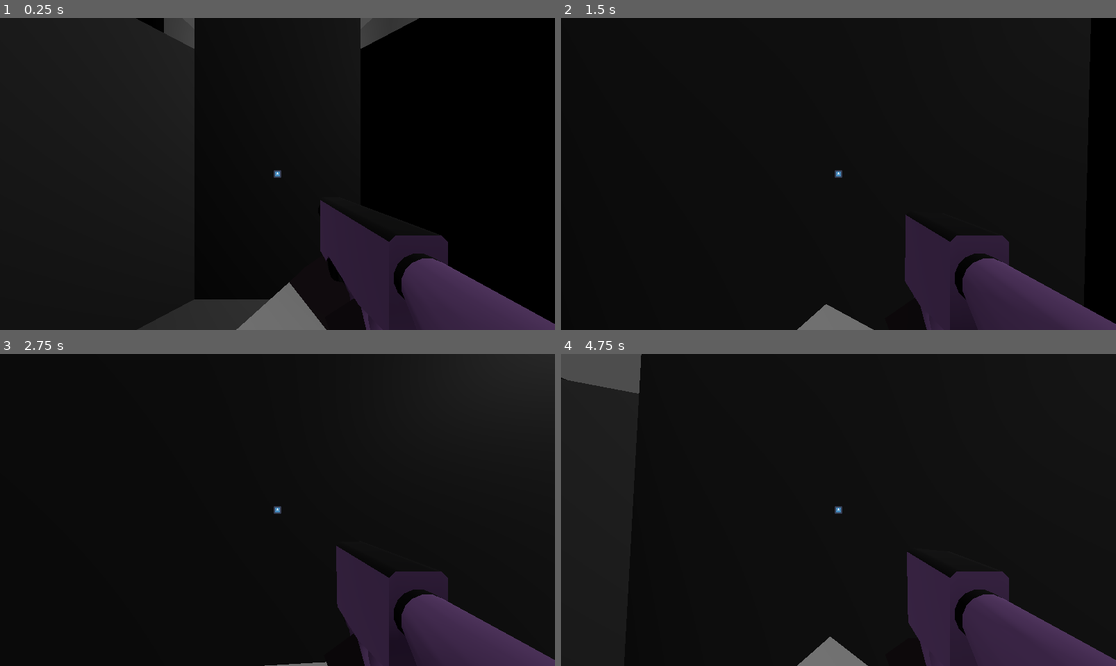
Above: before the commit, frames 1-4 (two rows, left to right).
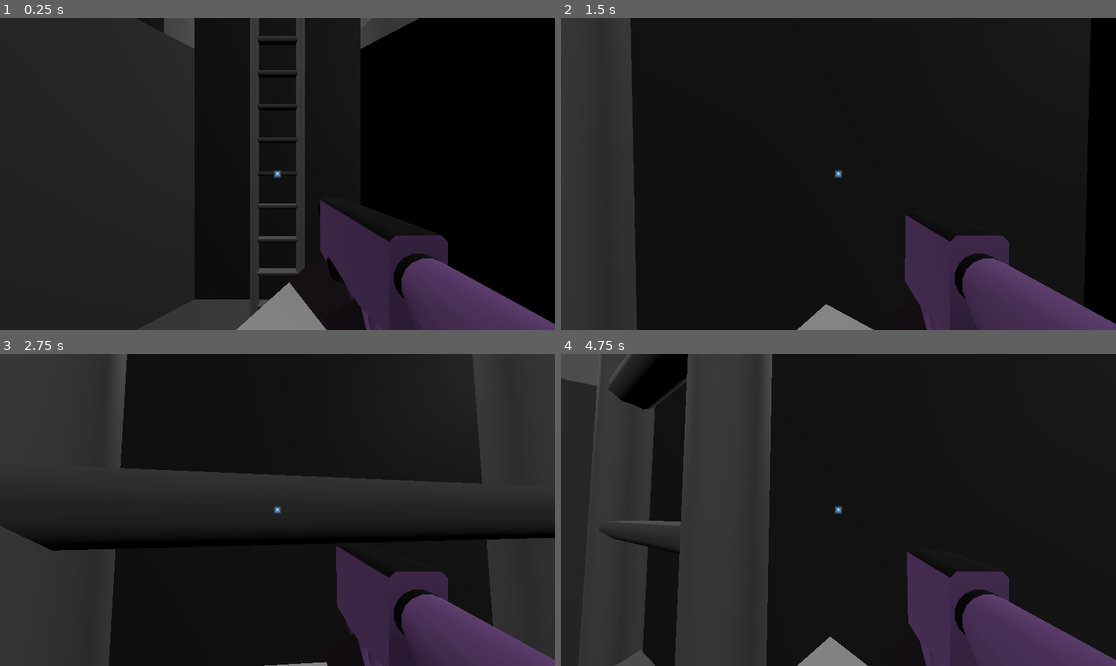
Above: after the commit, the same moments.

Repository: dairycultist/CityZoomer
Game: Godot game, scene res://level/level.tscn
Same seed, same stepped clock (60 frames per second), same inputs: the game is played once before the commit and once after it. The engine's default icon, where the game draws it, is replaced by a stand-in: a white triangle on a blue panel in a dark square.
Inputs (mouse positions are in pixels of both pictures, inside the frame that each line leads up to):
- Up to frame 1 (0.25 s): no input
- Up to frame 2 (1.5 s): tap Enter at 0.5 s; move the mouse to (866, 174) at 0.52 s; press the mouse at (866, 174) at 0.53 s; hold W (walk_up) from 0.53 s (still down); tap Space (jump) at 0.77 s; move the mouse to (810, 174) at 1.27 s; release the mouse at (810, 174) at 1.28 s; click (810, 174) at 1.35 s
- Up to frame 3 (2.75 s): keep holding W (walk_up); tap Space (jump) at 1.52 s; move the mouse to (288, 503) at 2.02 s; press the mouse at (288, 503) at 2.03 s
- Up to frame 4 (4.75 s): keep holding W (walk_up); move the mouse to (832, 516) at 2.77 s; release the mouse at (832, 516) at 2.78 s; click (832, 516) at 2.85 s; tap Space (jump) at 3.02, 3.77, 4.52 s; move the mouse to (877, 513) at 3.52 s; press the mouse at (877, 513) at 3.53 s; move the mouse to (794, 506) at 4.27 s; release the mouse at (794, 506) at 4.28 s; click (794, 506) at 4.35 s

The runs differ from the first frame. In frame 1, 3.2% of the frame differs, in the area x 45-55%, y 0-93%; in frame 2, 13%; in frame 3, 31%, in the area x 0-100%, y 0-100%; in frame 4, 23%.

Commit message:
Ladder mesh

Diff:
--- a/level/rooms/spawnroom.tscn
+++ b/level/rooms/spawnroom.tscn
@@ -1,6 +1,7 @@
-[gd_scene load_steps=6 format=3 uid="uid://bdo6wr33ukb0g"]
+[gd_scene load_steps=7 format=3 uid="uid://bdo6wr33ukb0g"]
 
 [ext_resource type="ArrayMesh" uid="uid://dcukkvth6rj4w" path="res://level/room_meshes/spawnroom.obj" id="1_ig2vo"]
+[ext_resource type="ArrayMesh" uid="uid://cryhffower07l" path="res://level/decor_meshes/ladder.obj" id="2_ujxia"]
 
 [sub_resource type="ConcavePolygonShape3D" id="ConcavePolygonShape3D_ig2vo"]
 data = PackedVector3Array(-1.8667, -0.0034, 0.9956, -4, -0.0034, 0.9956, -1.8667, -0.0034, -0.9956, -1.8667, -0.0034, - …(13170 unchanged characters)…
@@ -53,16 +54,20 @@
 
 [node name="Light0" type="OmniLight3D" parent="."]
 transform = Transform3D(1, 0, 0, 0, 1, 0, 0, 0, 1, -8, 7, 0)
-omni_range = 15.0
+omni_range = 25.0
 
 [node name="Light1" type="OmniLight3D" parent="."]
 transform = Transform3D(1, 0, 0, 0, 1, 0, 0, 0, 1, 8, 7, 0)
-omni_range = 15.0
+omni_range = 25.0
 
 [node name="Light2" type="OmniLight3D" parent="."]
 transform = Transform3D(1, 0, 0, 0, 1, 0, 0, 0, 1, 0, 7, -8)
-omni_range = 15.0
+omni_range = 25.0
 
 [node name="Light3" type="OmniLight3D" parent="."]
 transform = Transform3D(1, 0, 0, 0, 1, 0, 0, 0, 1, 0, 7, 8)
-omni_range = 15.0
+omni_range = 25.0
+
+[node name="Ladder" type="MeshInstance3D" parent="."]
+transform = Transform3D(1, 0, 0, 0, 1, 0, 0, 0, 1, 0, 0, 1.7)
+mesh = ExtResource("2_ujxia")
--- a/player/player.gd
+++ b/player/player.gd
@@ -89,7 +89,7 @@
 		var result = get_world_3d().direct_space_state.intersect_ray(query)
 
 		if (result and result.collider.is_in_group("Loot")):
-			print(result.collider)
+			result.collider.queue_free()
 
 	if event is InputEventMouseMotion and Input.mouse_mode == Input.MOUSE_MODE_CAPTURED:
 
Not shown, added: level/decor_meshes/ladder.mtl
Not shown, added: level/decor_meshes/ladder.obj
Not shown, added: level/decor_meshes/ladder.obj.import
